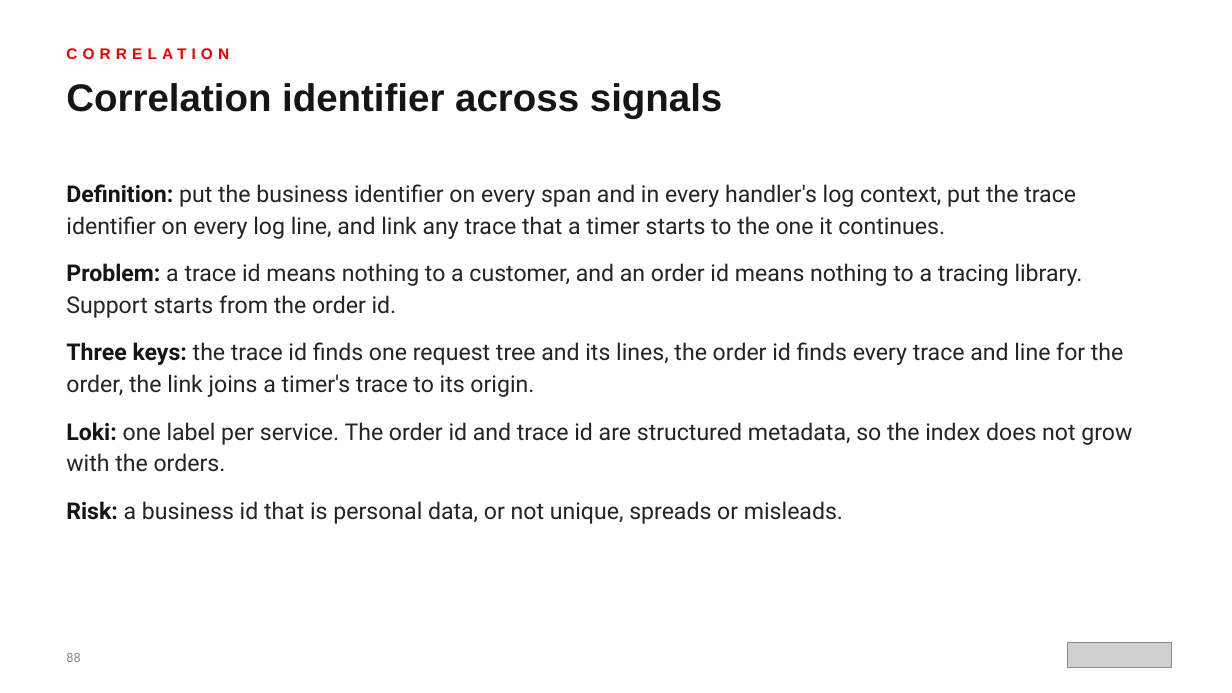
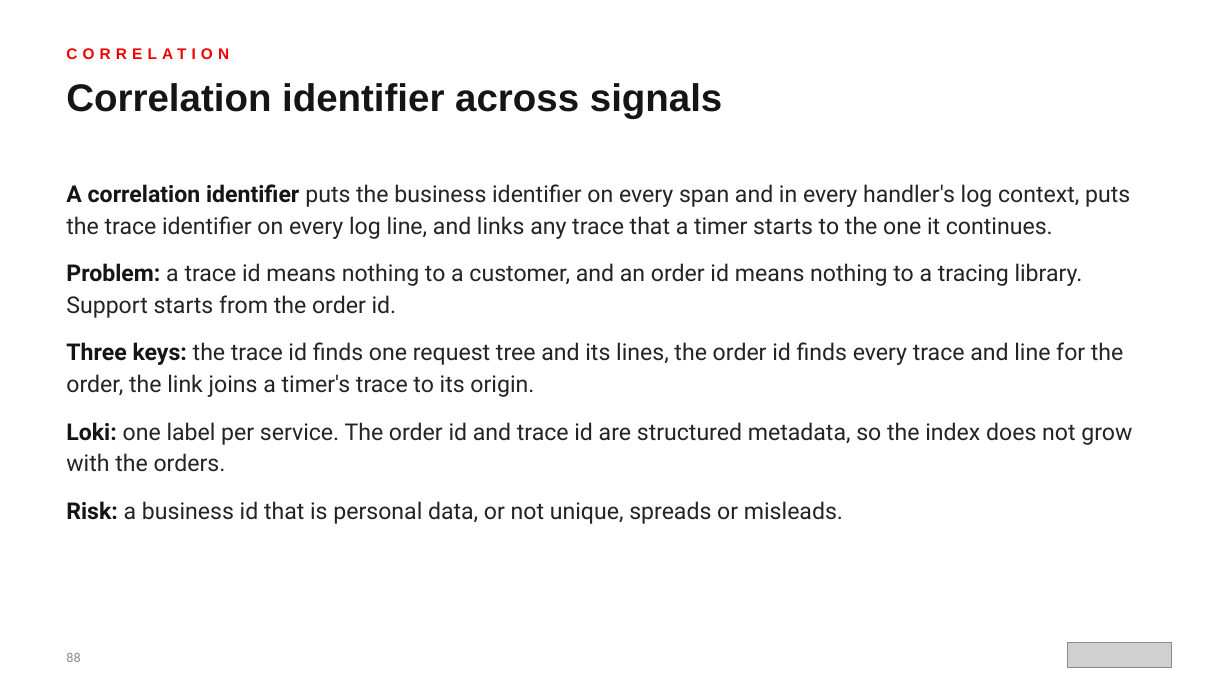
Before and after one commit to patterncatalyst/event-driven-patterns-with-quarkus-and-camel, a slide deck: slide 88 of lgtm-presentation/Event-Driven-Patterns-with-Quarkus-and-Camel.pptx. Drawn at 1232x693 pixels with LibreOffice and Linux fonts; fonts in the diff are those of the drawing; grey boxes stand for pictures. Boxes give left, top, right and bottom in pixels: in the first picture for what was removed or moved away, otherwise in the second. Text is boxed around its words. In the diff, an @@ line names an element or a change of style, - is before the commit and + after.

```diff
--- a/lgtm-presentation/Event-Driven-Patterns-with-Quarkus-and-Camel.pptx
+++ b/lgtm-presentation/Event-Driven-Patterns-with-Quarkus-and-Camel.pptx
@@ text at <box>66,184,1130,239</box>: text changed @@
-● Definition: put the business identifier on every span and in every handler's log context, put the trace identifier on every log line, and link any trace that a timer starts to the one it continues.
+● A correlation identifier puts the business identifier on every span and in every handler's log context, puts the trace identifier on every log line, and links any trace that a timer starts to the one it continues.
```
Also in this commit, not shown: 20 other slides changed, 13 other files.
